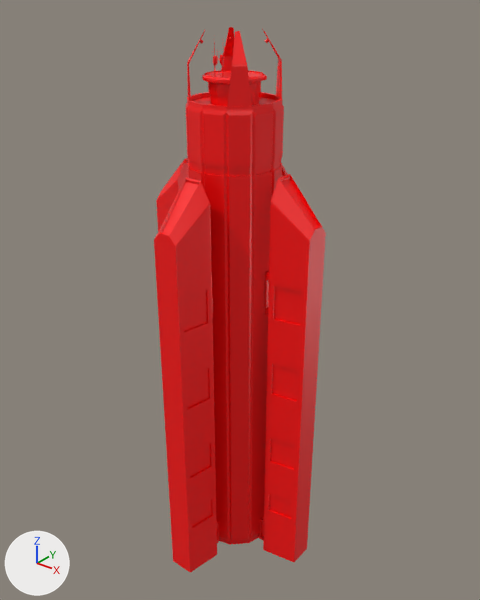
A saved change to the FBX model Assets/Art/Models/Futuristic_City/Meshes/Building.8.fbx.
Before and after are seen from a 50 mm lens placed at (50.8, -62.5, 77.5), pointed at (0.0, 1.0, 38.1). Lighting does not change. The marker at lower left points along +X, +Y and +Z. Where no turn or scale is listed for an object, it has been applied to the vertices. Vertices at the same position are counted once.

Before the edit, the objects in view are built like this:
```python
me_mesh = bpy.data.meshes.new('Mesh')
me_mesh.from_pydata(...)  # 10911 vertices, 10879 faces; spans x -12.2..12.4, y -12.6..12.4, z 0.0..72.3
me_mesh.materials.append(mat_default)  # red #ff0000
ob_building_8 = bpy.data.objects.new('Building_8', me_mesh)
ob_building_8.location = (0.0, 0.0, 0.0)
```
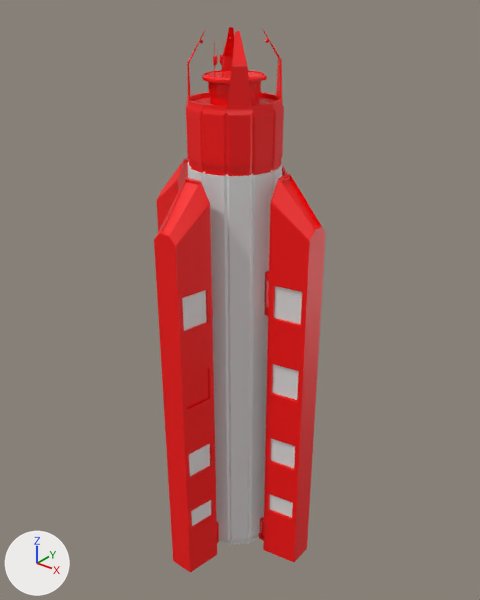
Commit message: add windows to buildings

Patch to the scene script:
```diff
--- a/Assets/Art/Models/Futuristic_City/Meshes/Building.8.fbx.py
+++ b/Assets/Art/Models/Futuristic_City/Meshes/Building.8.fbx.py
@@ mat_window @@
+mat_window = principled_material('Window')
+mat_window.base_color = (0.8, 0.8, 0.8)  # white #e7e7e7
+mat_window.roughness = 0.434
@@ me_mesh @@
 me_mesh.from_pydata(...)  # 10911 vertices, 10879 faces; spans x -12.2..12.4, y -12.6..12.4, z 0.0..72.3
 # used by ob_building_8; location = (0.0, 0.0, 0.0)
+# me_mesh part 1: 164 of the faces centred in x -9.7..9.9, y -10.1..9.8, z 0.4..9.7 switch from mat_default (red #ff0000) to mat_window (white #e7e7e7)
+# me_mesh part 2: 136 of the faces centred in x -5.8..5.8, y -5.8..5.8, z 57.0..57.1 switch from mat_default (red #ff0000) to mat_window (white #e7e7e7)
+# me_mesh part 3: 75 of the faces centred in x -9.7..9.9, y -10.1..9.8, z 29.1..30.5 switch from mat_default (red #ff0000) to mat_window (white #e7e7e7)
+# me_mesh part 4: 8 of the faces centred in x -9.7..9.9, y -10.1..9.8, z 19.0 switch from mat_default (red #ff0000) to mat_window (white #e7e7e7)
+# me_mesh part 5: 8 of the faces centred in x -9.7..9.9, y -10.1..9.8, z 41.6 switch from mat_default (red #ff0000) to mat_window (white #e7e7e7)
```

Boxes (x1, y1, x2, y2) around the edits, measured in the pictures (480 x 600 px):
part 1 of me_mesh, recoloured (red to white)
    both: (191, 494, 293, 545)
part 2 of me_mesh, recoloured
    both: (188, 161, 282, 178)
part 3 of me_mesh, recoloured (red to white)
    both: (188, 165, 299, 540)
part 4 of me_mesh, recoloured (red to white)
    both: (189, 438, 295, 476)
part 5 of me_mesh, recoloured (red to white)
    both: (182, 286, 302, 331)
